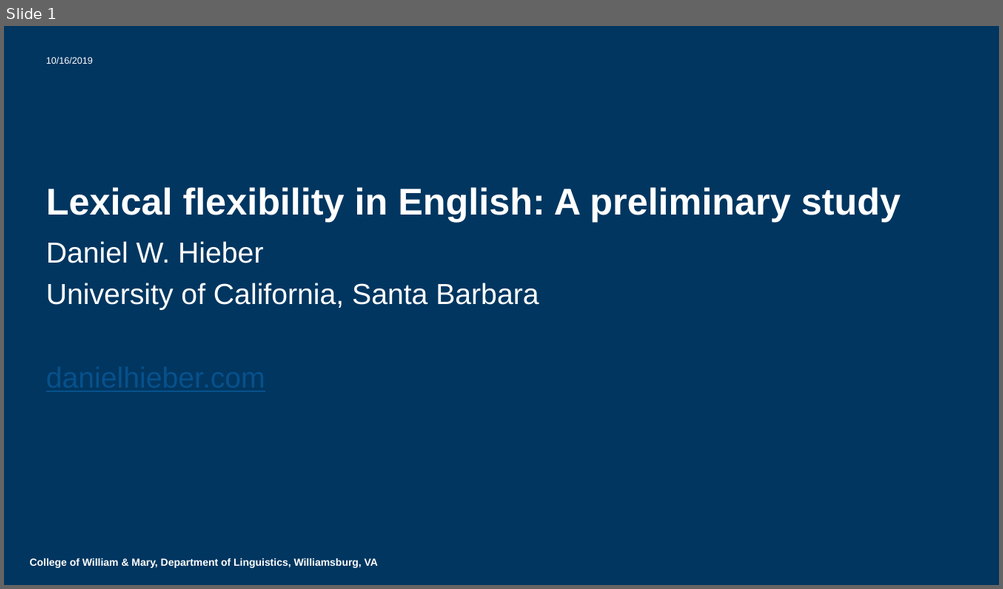
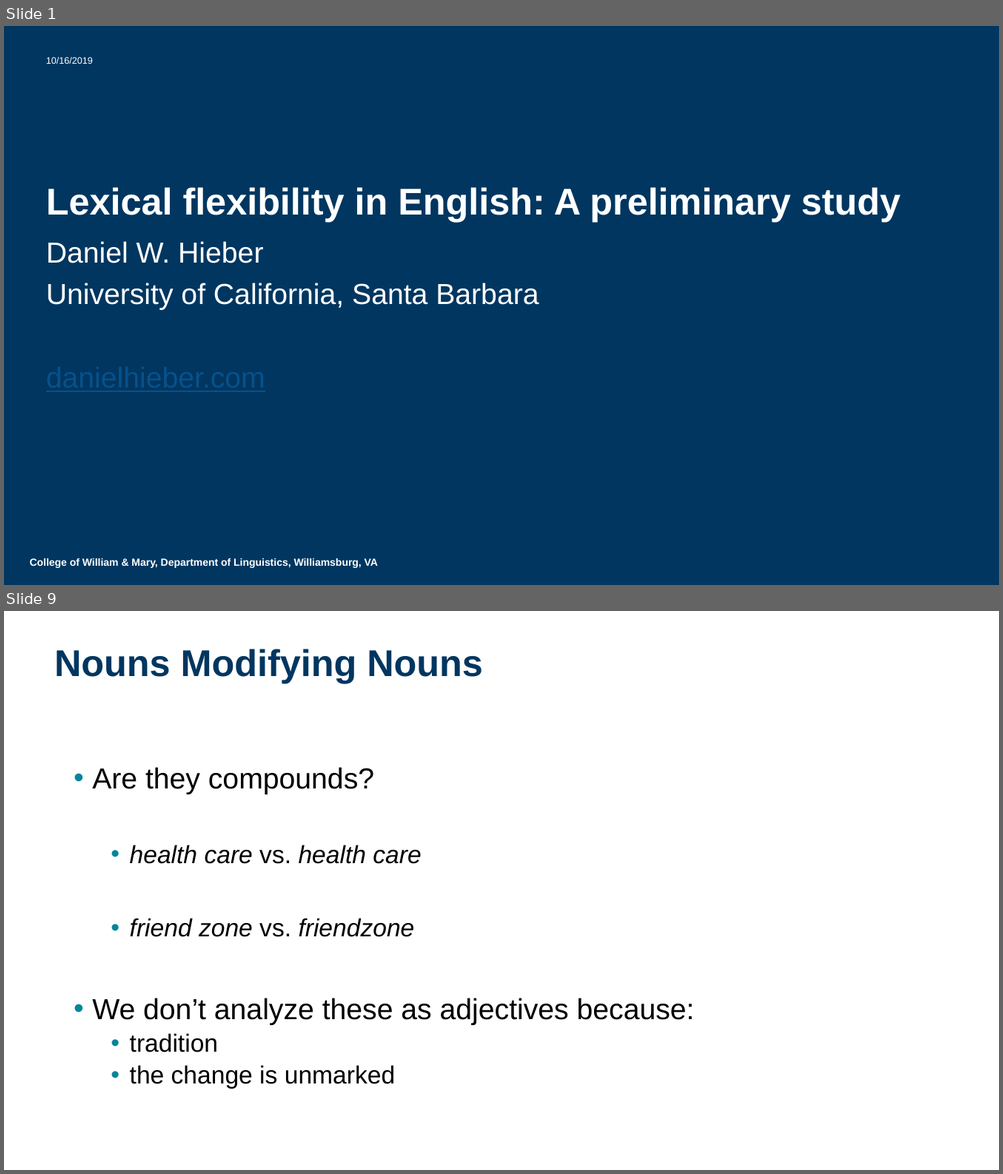
Before and after one commit to dwhieb/dissertation, a slide deck: presentations/Hieber. 2019. Lexical flexibility in English.pptx. Shown one above the other, each under a label of ours: slide 1 before the commit, slides 1 and 9 after it; the slides between them are not shown. The pictures are 1003x589 and 1003x1174 pixels, drawn with LibreOffice and Linux fonts; fonts in the diff are those of the drawing; background and template pictures are left out. Boxes give left, top, right and bottom in pixels: in the first picture for what was removed or moved away, otherwise in the second. Text is boxed around its words. In the diff, an @@ line names an element or a change of style, - is before the commit and + after.

```diff
--- a/presentations/Hieber. 2019. Lexical flexibility in English.pptx
+++ b/presentations/Hieber. 2019. Lexical flexibility in English.pptx
@@ slide 9 added at <box>4,611,999,1170</box>, background #FFFFFF @@
@@ title added at <box>54,649,483,684</box>, 36 pt, text #003660, bold @@
+Nouns Modifying Nouns
@@ text added at <box>92,767,694,1089</box>, 24 pt, text #000000 @@
+• Are they compounds?
+  • health care vs. health care
+  • friend zone vs. friendzone
+• We don’t analyze these as adjectives because:
+  • tradition
+  • the change is unmarked
```
Also in this commit, not shown: 8 other slides added, 1 slide removed, 1 other file.
